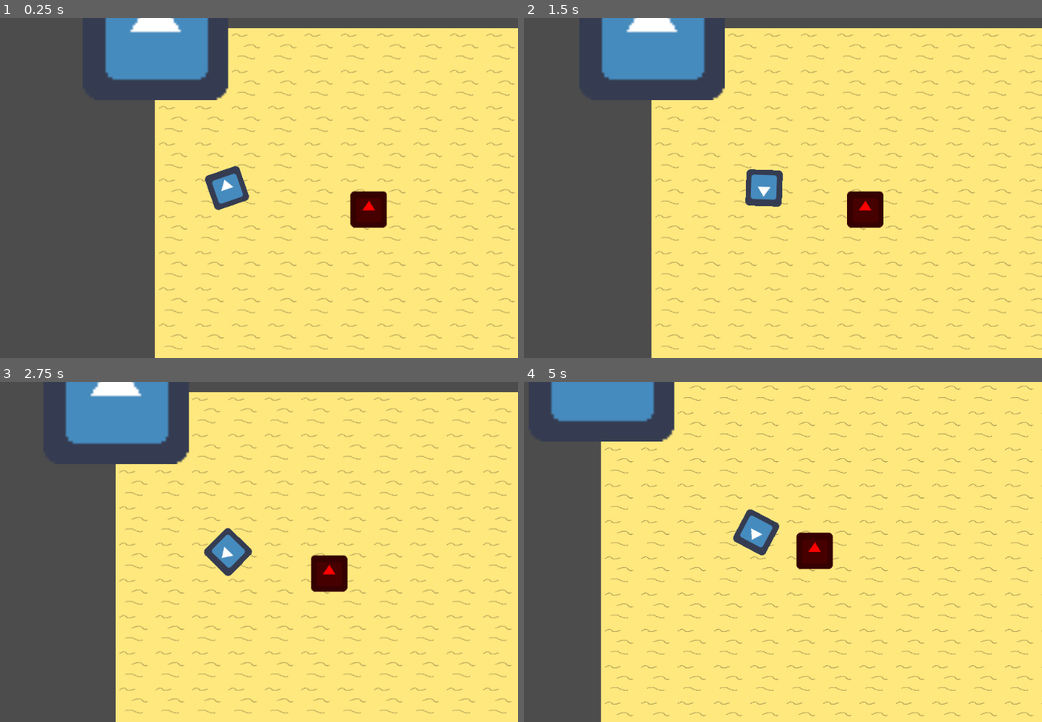
Above: before the commit, frames 1-4 (two rows, left to right).
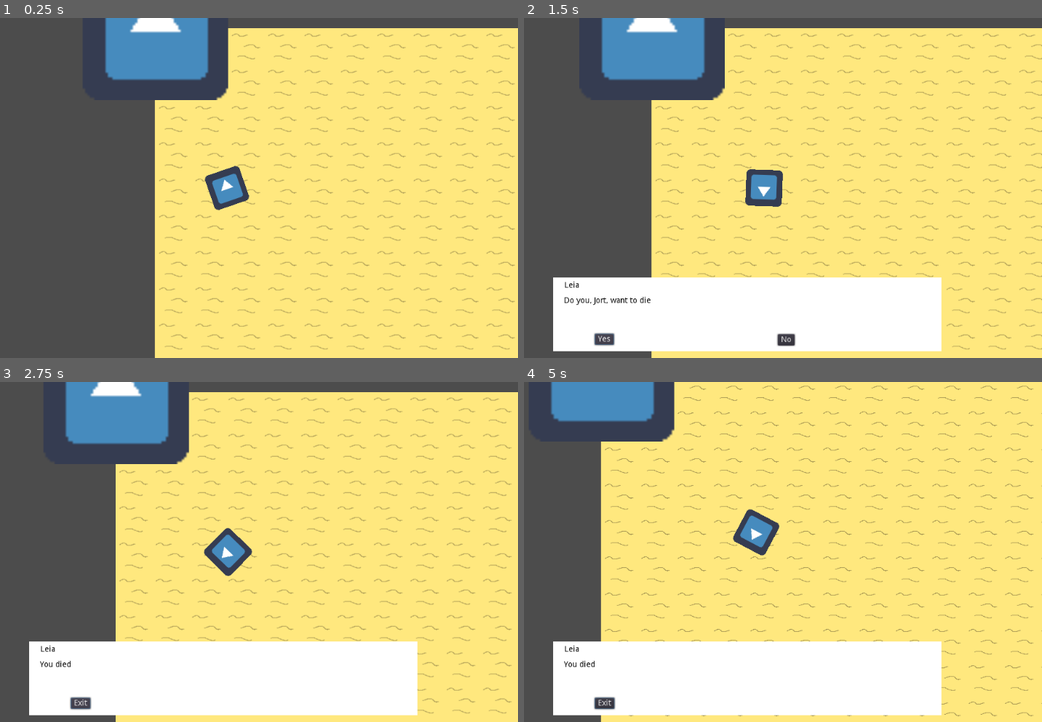
Above: after the commit, the same moments.

Repository: JortvD/ld49
Game: Godot game, scene res://scenes/MainScene.tscn
The game is run twice, just before and just after one commit, with the same random seed, the same clock (stepped at 60 frames per second) and the same inputs. The engine's default icon, where the game draws it, is replaced by a stand-in: a white triangle on a blue panel in a dark square.
Inputs (mouse positions are in pixels of both pictures, inside the frame that each line leads up to):
- Up to frame 1 (0.25 s): no input
- Up to frame 2 (1.5 s): tap Enter (ui_accept) at 0.5, 0.77, 0.8, 1.07 s; move the mouse to (881, 171) at 0.52 s; hold Right (ui_right) 0.53-1.25 s; tap Space at 0.6 s; click (612, 337) at 1.25 s, where only the run after the commit has a clickable "Continue"
- Up to frame 3 (2.75 s): click (77, 701) at 2 s, where only the run after the commit has a clickable "Yes"
- Up to frame 4 (5 s): move the mouse to (632, 569) at 2.77 s; hold Down (ui_down) 2.78-3.53 s; move the mouse to (808, 477) at 3.52 s; hold Right (ui_right) 3.53-4.28 s; move the mouse to (720, 620) at 4.27 s; hold Up (ui_up) from 4.28 s (still down)

The runs differ from the first frame. In frame 1, 0.8% of the frame differs, in the area x 67-75%, y 50-62%; in frame 2, 17%; in frame 3, 17%; in frame 4, 17%, in the area x 5-81%, y 44-99%.

Commit message:
Add dialog

Diff:
--- a/Dialogue Box.gd
+++ /dev/null
@@ -1,65 +0,0 @@
-extends ColorRect
-
-export var dialogPath = ""
-export(float) var textSpeed = 0.05
-
-var dialog
-
-var phraseNum = 0
-var finished = false
-
-func _ready():
-	$Timer.wait_time = textSpeed
-	dialog = getDialog()
-	assert(dialog, "Dialog not found")
-	nextPhrase()
-
-func _process(_delta):
-	$Indicator.visible = finished
-	if Input.is_action_just_pressed("ui_accept"):
-		if finished:
-			nextPhrase()
-		else:
-			$Text.visible_characters = len($Text.text)
-
-func getDialog() -> Array:
-	var f = File.new()
-	assert(f.file_exists(dialogPath), "File path does not exist")
-
-	f.open(dialogPath, File.READ)
-	var json = f.get_as_text()
-
-	var output = parse_json(json)
-
-	if typeof(output) == TYPE_ARRAY:
-		return output
-	else:
-		return []
-
-func nextPhrase() -> void:
-	if phraseNum >= len(dialog):
-		queue_free()
-		return
-
-	finished = false
-
-	$Name.bbcode_text = dialog[phraseNum]["Name"]
-	$Text.bbcode_text = dialog[phraseNum]["Text"]
-
-	$Text.visible_characters = 0
-
-	var f = File.new()
-	var img = dialog[phraseNum]["Name"] + dialog[phraseNum]["Emotion"] + ".png"
-	if f.file_exists(img):
-		$Portrait.texture = load(img)
-	else: $Portrait.texture = null
-
-	while $Text.visible_characters < len($Text.text):
-		$Text.visible_characters += 1
-
-		$Timer.start()
-		yield($Timer, "timeout")
-
-	finished = true
-	phraseNum += 1
-	return
--- /dev/null
+++ b/dialog.json
@@ -0,0 +1,56 @@
+{
+	"stories": [
+		{
+			"id": "test",
+			"dictionary": ["name"],
+			"variables": ["lifes"],
+			"start": "a1",
+			"messages": [
+				{
+					"id": "a1",
+					"type": "CONTINUE",
+					"name": "You",
+					"text": "Life is good.",
+					"next": "a2"
+				},
+				{
+					"id": "a2",
+					"type": "QUESTION",
+					"text": "Do you, #name#, want to die",
+					"name": "Leia",
+					"choices": [
+						{"text": "Yes", "next": "b1"},
+						{"text": "No", "next": "c2"}
+					]
+				},
+				{
+					"id": "b1",
+					"type": "LOGIC",
+					"t": "b2",
+					"f": "b3",
+					"var": "lifes",
+					"prop": "GT",
+					"const": 10
+				},
+				{
+					"id": "b2",
+					"type": "EXIT",
+					"name": "Leia",
+					"text": "I cannot kill you"
+				},
+				{
+					"id": "b3",
+					"type": "EXIT",
+					"name": "Leia",
+					"text": "You died"
+				},
+				{
+					"id": "c1",
+					"type": "EXIT",
+					"name": "Leia",
+					"text": "Goodbye then"
+				}
+			]
+		}
+	]
+}
--- /dev/null
+++ b/dialog/DialogueSystem.gd
@@ -0,0 +1,166 @@
+extends Control
+
+var dialog
+
+func _ready():
+	var file = File.new()
+	file.open("res://dialog.json", file.READ)
+	var text = file.get_as_text()
+	dialog = JSON.parse(text).result
+	file.close()
+
+#
+# Dialogue parsing & functional system
+#
+
+var cur_story = null
+var cur_message = null
+
+func start_story(id, dict, vars, node):
+	if(cur_story != null):
+		printerr("DialogueSystem - already started a story")
+		return
+
+	var story
+	for i in dialog.stories:
+		if(i["id"] == id):
+			story = i
+			break
+
+	if(story == null):
+		printerr("DialogueSystem - could not find story")
+		return
+
+	cur_story = {"data": story, "dict": dict, "vars": vars, "node": node}
+	open_message(story.start)
+
+func end_story():
+	cur_story == null
+
+func open_message(id):
+	if(cur_story == null): return
+
+	var message
+	for i in cur_story.data.messages:
+		if(i["id"] == id):
+			message = i
+			break
+
+	cur_story.node._story_message(message.id)
+	cur_message = message
+
+	match message.type:
+		"CONTINUE":
+			show_dialog()
+			show_text(message.name, parse_text(message.text, cur_story.dict), [{"text": "Continue", "node": self}])
+		"QUESTION":
+			var choices = []
+			for choice in message.choices:
+				choices.push_back({"text": parse_text(choice.text, cur_story.dict), "node": self})
+
+			show_dialog()
+			show_text(message.name, parse_text(message.text, cur_story.dict), choices)
+		"LOGIC":
+			match message.prop:
+				"EQ": # =
+					if(cur_story.vars[message.var] == message["const"]):
+						open_message(message.t)
+					else: open_message(message.f)
+				"LT": # <
+					if(cur_story.vars[message.var] < message["const"]):
+						open_message(message.t)
+					else: open_message(message.f)
+				"GT": # >
+					if(cur_story.vars[message.var] > message["const"]):
+						open_message(message.t)
+					else: open_message(message.f)
+				"HAS": # .has
+					if(cur_story.vars[message.var].has(message["const"])):
+						open_message(message.t)
+					else: open_message(message.f)
+		"EXIT":
+			show_dialog()
+			show_text(message.name, parse_text(message.text, cur_story.dict), [{"text": "Exit", "node": self}])
+
+func _dialog_pressed(n):
+	if(cur_story == null): return
+
+	match cur_message.type:
+		"CONTINUE":
+			open_message(cur_message.next)
+		"QUESTION":
+			var choice = cur_message.choices[n]
+			open_message(choice.next)
+		"EXIT":
+			hide_dialog()
+			cur_story.node._story_exit(cur_message.id)
+			cur_story = null
+			cur_message = null
+
+func parse_text(text, dict):
+	var newstr = ""
+	var in_word = false
+	var word = ""
+
+	for n in range(len(text)):
+		var c = text[n]
+		if(c == "#"):
+			if in_word:
+				newstr += dict[word]
+				in_word = false
+				word = ""
+			else:
+				in_word = true
+		else:
+			if in_word: word += c
+			else: newstr += c
+
+	return newstr
+#
+# Dialogue showing system
+#
+
+var choice_functions = [null, null, null]
+onready var choice_buttons = [$"Dialogue Box/Choice1", $"Dialogue Box/Choice2", $"Dialogue Box/Choice3"]
+
+func show_dialog():
+	$"Dialogue Box".visible = true
+
+func hide_dialog():
+	$"Dialogue Box".visible = false
+
+func toggle_dialog():
+	$"Dialogue Box".visible = !$"Dialogue Box".visible
+
+func show_text(name_text, text, choices):
+	$"Dialogue Box/Name".text = name_text
+	$"Dialogue Box/Text".text = text
+
+	for n in range(3):
+		var button = choice_buttons[n]
+		var choice = choices[n] if len(choices) > n else null
+
+		if choice == null:
+			button.visible = false
+			choice_functions[n] = null
+		else:
+			button.visible = true
+			button.text = choice.text
+			choice_functions[n] = choice
+
+func pressed(n):
+	var choice_function = choice_functions[n]
+
+	if(choice_function == null):
+		return
+
+	choice_function.node._dialog_pressed(n)
+
+func _on_Choice1_pressed():
+	pressed(0)
+
+func _on_Choice2_pressed():
+	pressed(1)
+
+func _on_Choice3_pressed():
+	pressed(2)
--- /dev/null
+++ b/dialog/DialogueSystem.tscn
@@ -0,0 +1,63 @@
+[gd_scene load_steps=2 format=2]
+
+[ext_resource path="res://dialog/DialogueSystem.gd" type="Script" id=1]
+
+[node name="Control" type="Control"]
+anchor_right = 1.0
+anchor_bottom = 1.0
+script = ExtResource( 1 )
+__meta__ = {
+"_edit_use_anchors_": false
+}
+
+[node name="Dialogue Box" type="ColorRect" parent="."]
+visible = false
+margin_left = 164.182
+margin_top = 457.523
+margin_right = 847.182
+margin_bottom = 587.523
+__meta__ = {
+"_edit_use_anchors_": false
+}
+
+[node name="Name" type="RichTextLabel" parent="Dialogue Box"]
+margin_left = 19.6546
+margin_top = 7.0
+margin_right = 170.655
+margin_bottom = 47.0
+custom_colors/default_color = Color( 0, 0, 0, 1 )
+
+[node name="Text" type="RichTextLabel" parent="Dialogue Box"]
+margin_left = 18.7818
+margin_top = 34.264
+margin_right = 665.782
+margin_bottom = 92.264
+custom_colors/default_color = Color( 0, 0, 0, 1 )
+__meta__ = {
+"_edit_use_anchors_": false
+}
+
+[node name="Choice1" type="Button" parent="Dialogue Box"]
+margin_left = 72.5371
+margin_top = 98.614
+margin_right = 84.5371
+margin_bottom = 118.614
+
+[node name="Choice2" type="Button" parent="Dialogue Box"]
+margin_left = 394.668
+margin_top = 99.7806
+margin_right = 406.668
+margin_bottom = 119.781
+
+[node name="Choice3" type="Button" parent="Dialogue Box"]
+margin_left = 245.984
+margin_top = 100.125
+margin_right = 257.984
+margin_bottom = 120.125
+__meta__ = {
+"_edit_use_anchors_": false
+}
+
+[connection signal="pressed" from="Dialogue Box/Choice1" to="." method="_on_Choice1_pressed"]
+[connection signal="pressed" from="Dialogue Box/Choice2" to="." method="_on_Choice2_pressed"]
+[connection signal="pressed" from="Dialogue Box/Choice3" to="." method="_on_Choice3_pressed"]
--- a/npc/DialogueSystem.tscn
+++ /dev/null
@@ -1,38 +0,0 @@
-[gd_scene load_steps=2 format=2]
-
-[ext_resource path="res://Dialogue Box.gd" type="Script" id=1]
-
-[node name="Control" type="Control"]
-anchor_right = 1.0
-anchor_bottom = 1.0
-__meta__ = {
-"_edit_use_anchors_": false
-}
-
-[node name="Dialogue Box" type="ColorRect" parent="."]
-margin_left = 164.182
-margin_top = 457.523
-margin_right = 847.182
-margin_bottom = 587.523
-script = ExtResource( 1 )
-__meta__ = {
-"_edit_use_anchors_": false
-}
-
-[node name="Name" type="RichTextLabel" parent="Dialogue Box"]
-margin_left = 25.0
-margin_top = 7.0
-margin_right = 176.0
-margin_bottom = 47.0
-
-[node name="Text" type="RichTextLabel" parent="Dialogue Box"]
-margin_left = 17.0
-margin_top = 65.0
-margin_right = 664.0
-margin_bottom = 123.0
-__meta__ = {
-"_edit_use_anchors_": false
-}
-
-[node name="Timer" type="Timer" parent="."]
-one_shot = true
--- a/scenes/MainScene.gd
+++ b/scenes/MainScene.gd
@@ -10,3 +10,14 @@
 			var path = $Navigation2D.get_simple_path($NPC.position, Vector2(256,192))
 			$Line2D.points = path
 			$NPC.path = path
+
+func _input(event):
+	if event is InputEventKey and event.pressed:
+		if event.scancode == KEY_SPACE:
+			$"CanvasLayer/Dialog".start_story("test", {"name": "Jort"}, {"lifes": 5}, self)
+
+func _story_message(i):
+	pass
+
+func _story_exit(i):
+	pass
--- a/scenes/MainScene.tscn
+++ b/scenes/MainScene.tscn
@@ -7,6 +7,7 @@
 [ext_resource path="res://icon.png" type="Texture" id=5]
 [ext_resource path="res://building/Building.tscn" type="PackedScene" id=6]
 [ext_resource path="res://objects/Fire.tscn" type="PackedScene" id=7]
+[ext_resource path="res://dialog/DialogueSystem.tscn" type="PackedScene" id=7]
 
 [sub_resource type="NavigationPolygon" id=1]
 vertices = PoolVector2Array( -232, -224, 105.1, -243.29, 90.9422, -162.117, -150.69, -153.622, -384, 104, -145.97, 116.326, -152, 256, 129.641, 118.214, 129.641, -171.556, 523.237, -174.388, 432, 240, 160, 232, 134.361, 210.713, 56, 264 )
@@ -44,3 +45,7 @@
 texture = ExtResource( 5 )
 entrance_location = Vector2( 0, 35 )
 entrance_shape = Vector2( 10, 5 )
+
+[node name="CanvasLayer" type="CanvasLayer" parent="."]
+
+[node name="Dialog" parent="CanvasLayer" instance=ExtResource( 7 )]
